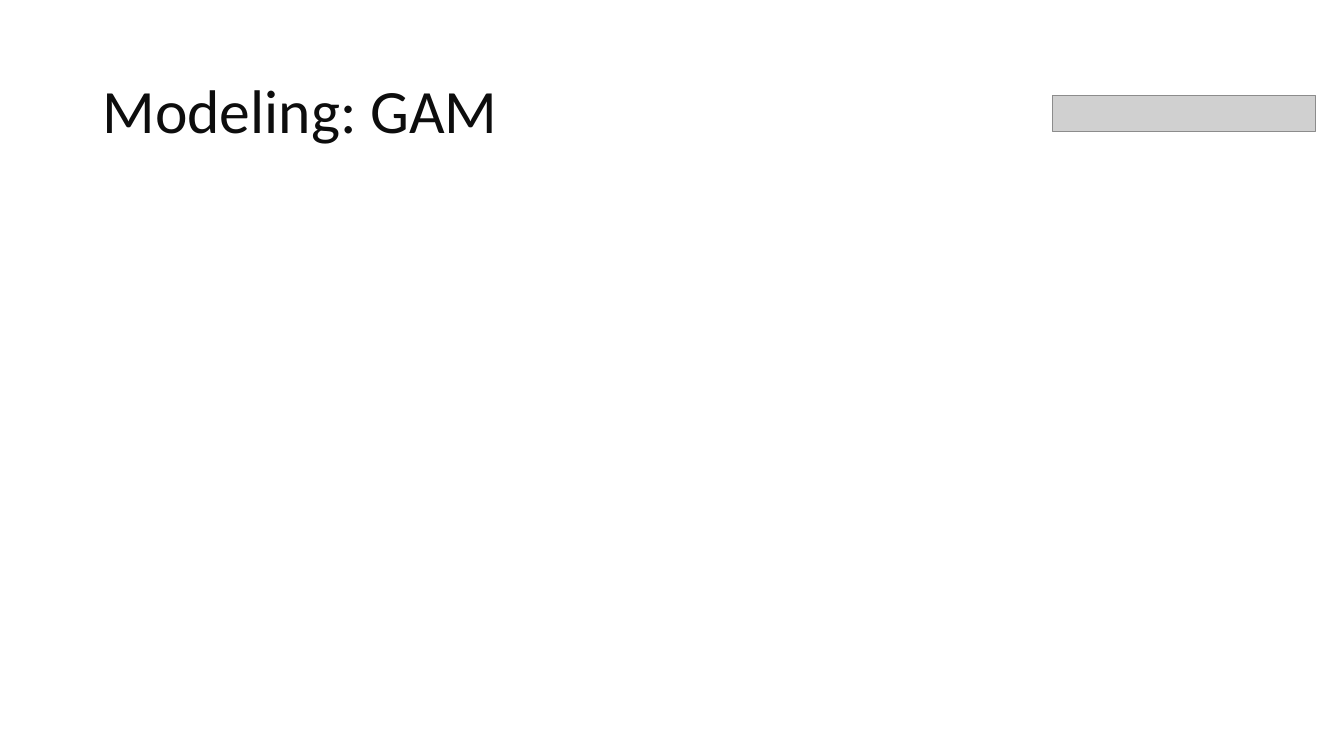
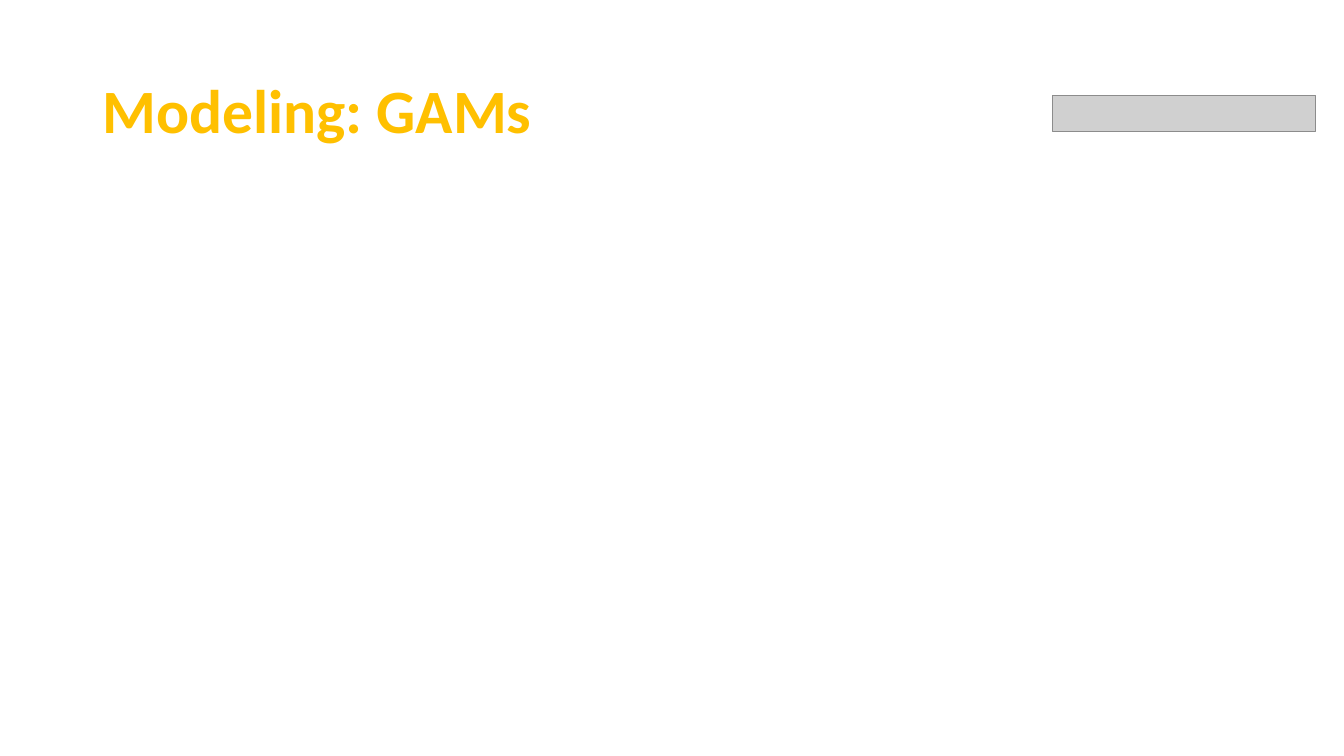
Before and after one commit to Team7-MSBA/Machine-Learning-Final-Project, a slide deck: slide 10 of FinalPresentation.pptx (slide 7 before the commit). Drawn at 1344x756 pixels with LibreOffice and Linux fonts; fonts in the diff are those of the drawing; grey boxes stand for pictures. Boxes give left, top, right and bottom in pixels: in the first picture for what was removed or moved away, otherwise in the second. Text is boxed around its words. In the diff, an @@ line names an element or a change of style, - is before the commit and + after.

```diff
--- a/FinalPresentation.pptx
+++ b/FinalPresentation.pptx
@@ title at (102,89,532,144): text changed; text colour #0D0D0D to #FFC000; bold on @@
-Modeling: GAM
+Modeling: GAMs
```
Also in this commit, not shown: 10 other slides changed, 3 slides added, 1 slide removed.
